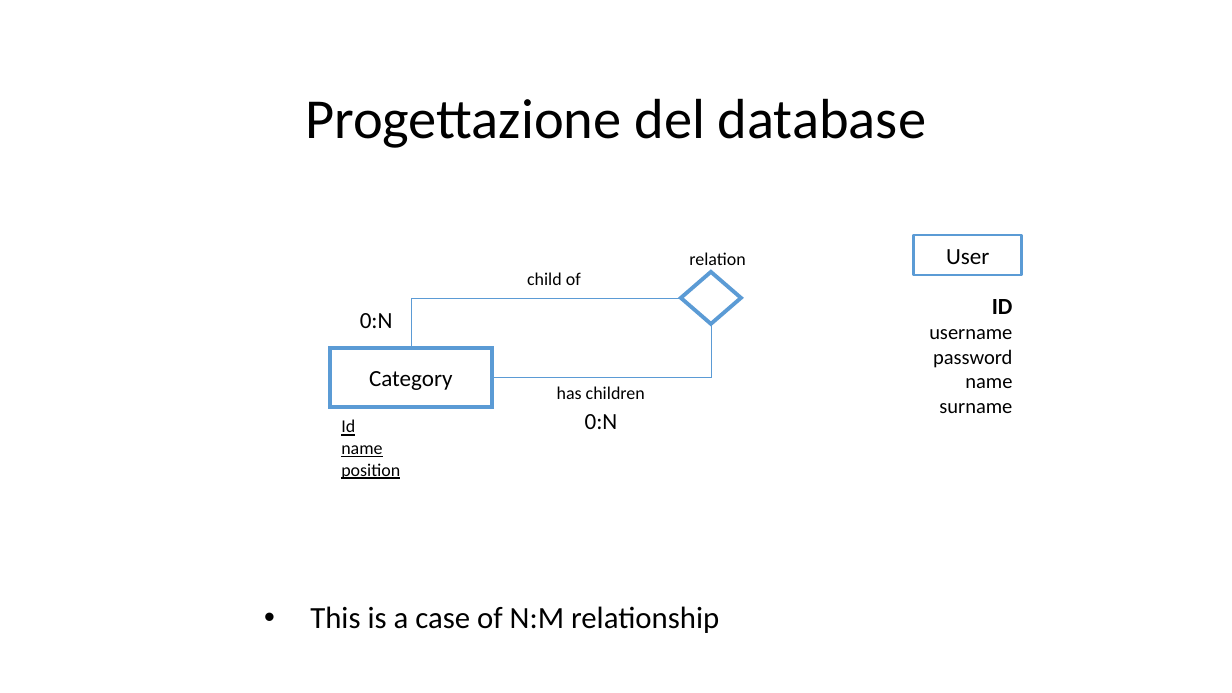
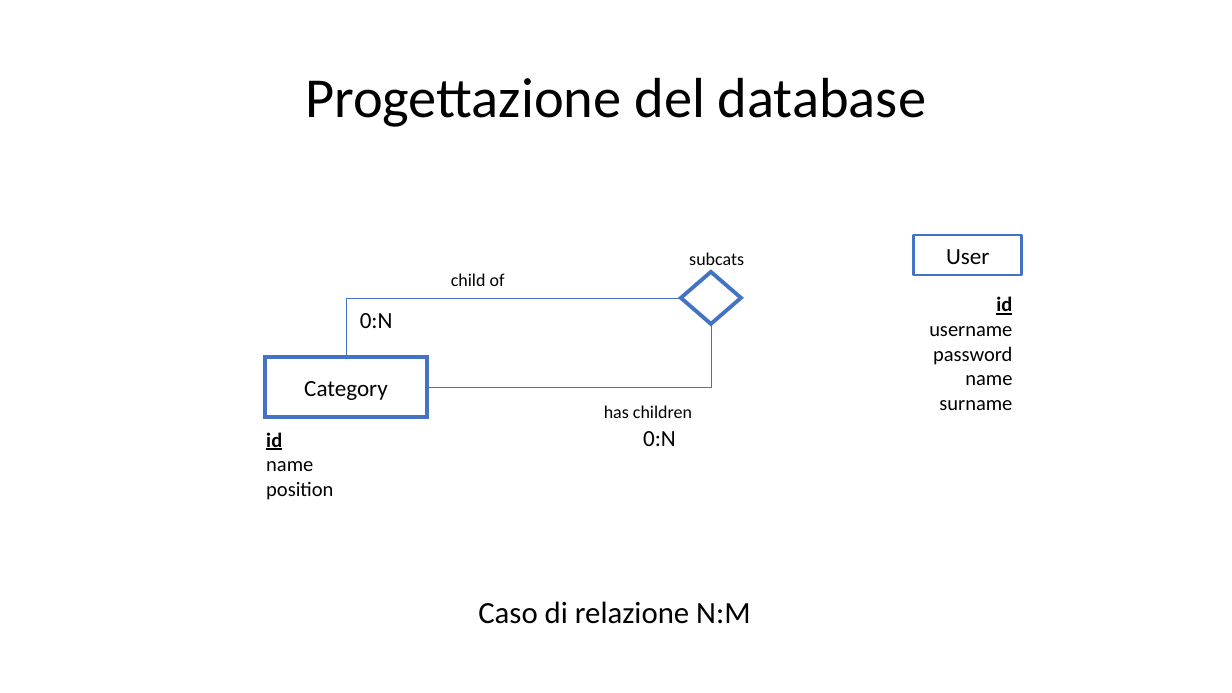
Before and after one commit to Trixyz28/TIW-ImgCatalog-RIA, a slide deck: slide 4 of Documents/ImgCatalogRIA.pptx (slide 6 before the commit). Drawn at 1232x693 pixels with LibreOffice and Linux fonts; fonts in the diff are those of the drawing. Boxes give left, top, right and bottom in pixels: in the first picture for what was removed or moved away, otherwise in the second. Text is boxed around its words. In the diff, an @@ line names an element or a change of style, - is before the commit and + after.

```diff
--- a/Documents/ImgCatalogRIA.pptx
+++ b/Documents/ImgCatalogRIA.pptx
@@ title "Progettazione del database" moved from (x1=305, y1=98, x2=926, y2=148) to (x1=305, y1=77, x2=926, y2=127) @@
@@ rectangle "User" at (x1=914, y1=235, x2=1022, y2=274): outline #5B9BD5 2 pt to #4472C4 2 pt @@
@@ text "child of" moved from (x1=527, y1=272, x2=581, y2=285) to (x1=451, y1=273, x2=505, y2=286) @@
@@ text at (x1=689, y1=252, x2=744, y2=270): text changed @@
-relation
+subcats
@@ elbow line moved from (681, 298) - (411, 348) to (681, 298) - (346, 358) @@
@@ elbow line (681, 298) - (346, 358): stroke #5B9BD5 0.5 pt to #4472C4 0.5 pt @@
@@ diamond at (x1=681, y1=272, x2=741, y2=323): outline #5B9BD5 3 pt to #4472C4 3 pt @@
@@ text at (x1=996, y1=296, x2=1012, y2=315): text changed; size 18 to 16 pt @@
-ID
+id
@@ elbow line moved from (493, 377) - (711, 324) to (427, 387) - (711, 324) @@
@@ elbow line (427, 387) - (711, 324): stroke #5B9BD5 0.5 pt to #4472C4 0.5 pt @@
@@ rectangle "Category" moved from (x1=330, y1=348, x2=493, y2=407) to (x1=265, y1=358, x2=428, y2=417) @@
@@ rectangle "Category" at (x1=265, y1=358, x2=428, y2=417): outline #5B9BD5 3 pt to #4472C4 3 pt @@
@@ text "has children" moved from (x1=557, y1=386, x2=645, y2=399) to (x1=604, y1=405, x2=692, y2=418) @@
@@ text "0:N" moved from (x1=585, y1=414, x2=618, y2=429) to (x1=643, y1=431, x2=676, y2=446) @@
@@ text "id" moved from (x1=341, y1=419, x2=400, y2=479) to (x1=266, y1=432, x2=333, y2=500) @@
@@ text at (x1=266, y1=432, x2=282, y2=450): text changed; size 14 to 16 pt; bold on @@
-Id
+id
@@ text at (x1=266, y1=461, x2=333, y2=500): size 14 to 16 pt, underline off in "name", "position" @@
@@ text at (x1=478, y1=601, x2=750, y2=624): text changed @@
-• This is a case of N:M relationship
+Caso di relazione N:M
```
Also in this commit, not shown: 8 other slides changed, 2 slides removed, 2 other files.
